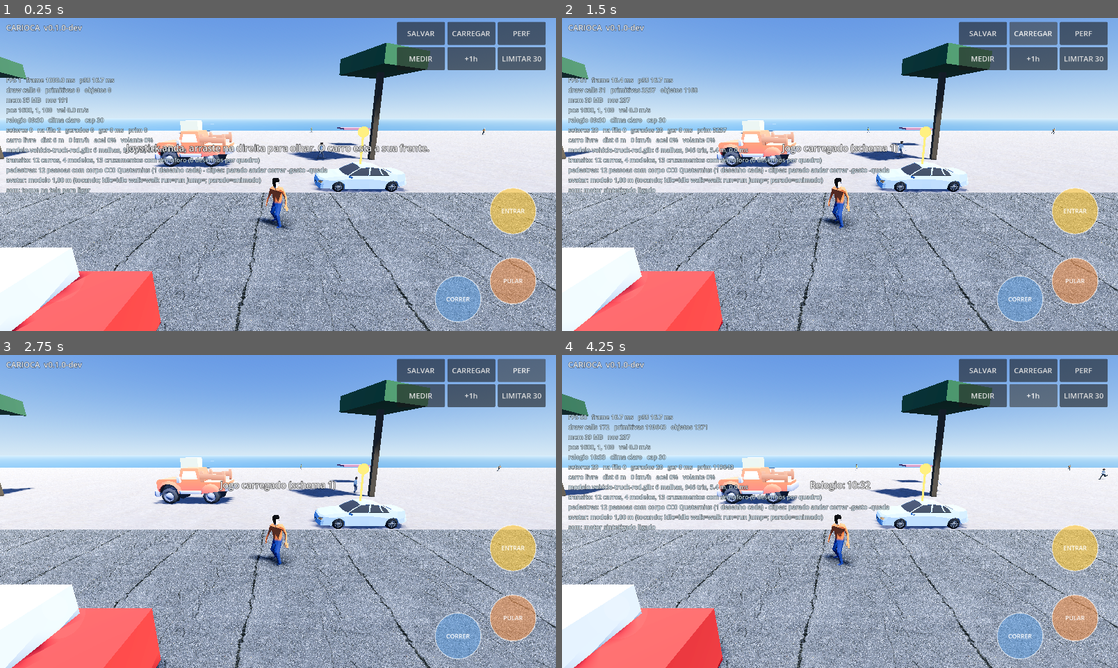
Above: before the commit, frames 1-4 (two rows, left to right).
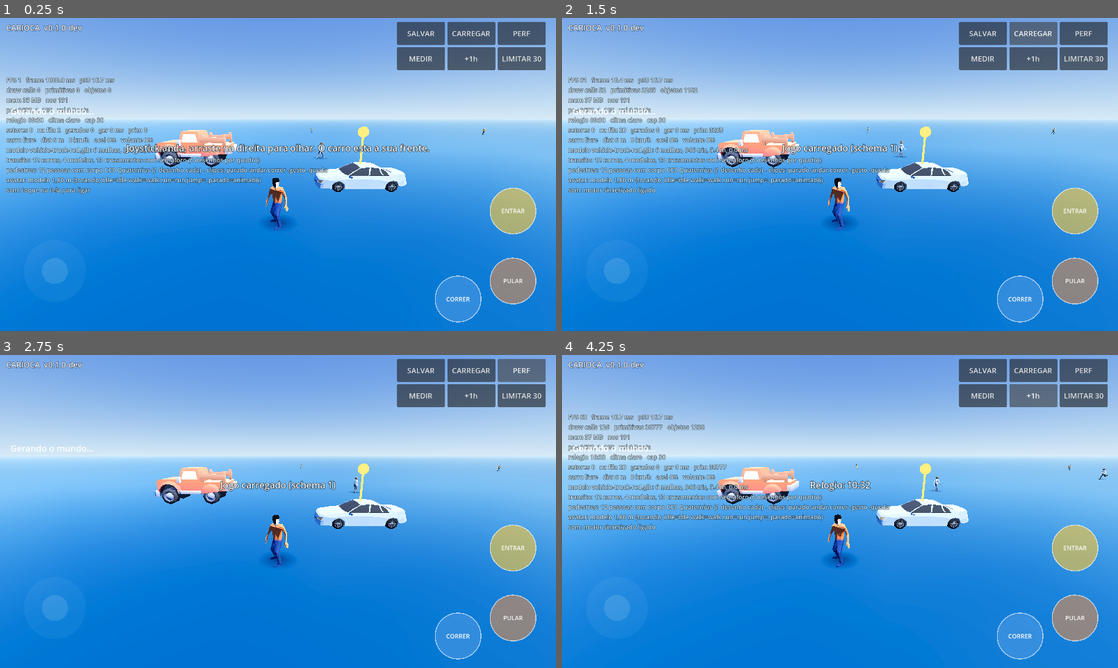
Above: after the commit, the same moments.

Repository: Kkrr18/carioca
Game: Godot game, scene res://scenes/main.tscn
Two runs of this game, one before a commit and one after it. Both use one fixed random seed, a clock stepped at 60 frames per second and the inputs below.
Inputs:
- Up to frame 1 (0.25 s): no input
- Up to frame 2 (1.5 s): click "SALVAR" at 0.5 s; click "CARREGAR" at 1.25 s
- Up to frame 3 (2.75 s): click "PERF" at 2 s
- Up to frame 4 (4.25 s): click "MEDIR" at 2.75 s; click "+1h" at 3.5 s

The runs differ from the first frame. In frame 1, 62% of the frame differs, in the area x 0-100%, y 8-100%; in frame 2, 62%; in frame 3, 63%; in frame 4, 62%.
Error after the commit: Parse Error: Cannot infer the type of "skip_edge" variable because the value doesn't have a set type. (res://scripts/world/city_gen.gd:376)

Commit message:
Lojas com interior aberto para a calcada (B-65)
Prédio baixo virado para a rua ganha loja no térreo: o vão entra até 4,5 m para
dentro do prédio e o jogador entra andando.

- fachada da frente desenhada em 3 pedaços (dois lados + verga) com UV de módulo
  contínuo; o prisma ganhou `skip_edge` para abrir a face
- interior: piso, forro, 3 paredes, balcão, prateleira, 2 produtos e a placa
  colorida do tipo (padaria/farmácia/bar/loja/mercado)
- colisores do lote com loja viram 3 retângulos (corpo + laterais do vão), então
  dá para entrar sem atravessar parede; no LOD far a frente fica fechada e o
  colisor volta a ser um retângulo só
- toldo sai quando há loja (a placa ocupa o lugar)
- tudo no buffer de cor por vértice: nenhuma chamada de desenho nova
- CI: lado da rua, colisores (vão livre/parede fechada), fachada com vão em 3
  pedaços e interior gerado

Diff:
--- a/scripts/world/city_gen.gd
+++ b/scripts/world/city_gen.gd
@@ -77,6 +77,30 @@
 	Color(0.86, 0.80, 0.66), Color(0.72, 0.78, 0.76), Color(0.80, 0.70, 0.62),
 	Color(0.68, 0.72, 0.78),
 ]
+
+# --- Loja (B-65) -------------------------------------------------------------
+## Predio baixo ganha uma LOJA no terreo, aberta para a calcada: o vao entra
+## SHOP_DEPTH para dentro do predio e o jogador entra andando (os colisores do
+## vao ficam abertos). Predios altos nao tem loja: sao torres com garagem.
+const SHOP_CHANCE := 0.22
+const SHOP_H := 3.0              # pe direito da loja (m)
+const SHOP_BAY_MAX := 5.5        # largura maxima da frente
+const SHOP_DEPTH_MAX := 4.5      # profundidade maxima do vao
+const SHOP_FLOOR := Color(0.42, 0.35, 0.28)     # piso (ceramica/madeira)
+const SHOP_WALL := Color(0.88, 0.86, 0.80)      # parede interna clara
+const SHOP_COUNTER := Color(0.52, 0.40, 0.28)   # balcao e prateleira
+## Tipos de loja: [nome, cor da placa]. A cor e o que se ve de longe na rua.
+const SHOP_TYPES := [
+	["Padaria", Color(0.92, 0.74, 0.24)],
+	["Farmacia", Color(0.18, 0.56, 0.34)],
+	["Bar", Color(0.76, 0.18, 0.16)],
+	["Loja", Color(0.24, 0.44, 0.72)],
+	["Mercado", Color(0.96, 0.54, 0.14)],
+]
+## Lado (oeste/leste/sul/norte) -> aresta da planta que fica naquele lado.
+## A planta de _plan_rect vai em anti-horario: 0 = sul, 1 = leste, 2 = norte,
+## 3 = oeste.
+const SHOP_EDGE := [3, 1, 0, 2]
 
 ## Lonas de toldo: o comercio de rua tem toldo COLORIDO. Antes o toldo saia na
 ## cor de telhado (cinza) e parecia uma laje solta na fachada.
@@ -337,6 +361,21 @@
 	# Nivel do passeio (calcada levantada): o toldo, o arbusto e a arvore ficam
 	# nesta altura, nao enterrados no meio-fio.
 	var ground_y := Cfg.surface_at(lx, lz)
+	# Loja (B-65): predio baixo, virado para a calcada, com vao aberto no terreo.
+	# O sorteio e identico nos dois LODs (o layout nao muda), mas o vao so e
+	# ABERTO no LOD full: de longe o predio fica fechado (economia de geometria).
+	var side := street_side(lx, lz, ax, az)
+	var shop := floors >= 2 and floors <= 3 and w >= 8.0 and d >= 8.0 and rng.chance(SHOP_CHANCE)
+	var shop_kind := 0
+	if shop:
+		shop_kind = rng.range_i(0, SHOP_TYPES.size() - 1)
+	var shop_open := shop and lod == LOD_FULL
+	# Planta do vao: frente de ate SHOP_BAY_MAX e ate SHOP_DEPTH_MAX para dentro.
+	var bw := minf(w * 0.62, SHOP_BAY_MAX)
+	var bd := minf(d * 0.45, SHOP_DEPTH_MAX)
+	var skip_edge := SHOP_EDGE[side] if shop_open else -1
+	var ground_top := 0.0
+	var ground_col := col
 
 	if empty:
 		if lod == LOD_FULL and shrub:
@@ -360,7 +399,9 @@
 		# Embasamento de dois/tres andares (loja, garagem) com a planta inteira e
 		# a torre recuada por cima: a silhueta deixa de ser um bloco so.
 		var pod_top := ground_y + (6.3 if floors >= 8 else 4.2)
-		_add_prism_tx(bld, full, base_y, pod_top, base_col, ROOF)
+		_add_prism_tx(bld, full, base_y, pod_top, base_col, ROOF, skip_edge)
+		ground_top = pod_top
+		ground_col = base_col
 		roof_w = maxf(6.5, w * tower_f)
 		roof_d = maxf(6.5, d * tower_f2)
 		roof_cx = bx + tower_sx * (w - roof_w) * 0.5
@@ -371,7 +412,8 @@
 	elif style == 1 and floors >= 3:
 		# Topo recuado (setback): o ultimo andar (ou dois) entra para dentro.
 		var low_top := maxf(ground_y + 3.0, roof_y - step_floors * 3.0)
-		_add_prism_tx(bld, full, base_y, low_top, col, ROOF)
+		_add_prism_tx(bld, full, base_y, low_top, col, ROOF, skip_edge)
+		ground_top = low_top
 		roof_w = maxf(6.0, w * tower_f)
 		roof_d = maxf(6.0, d * tower_f2)
 		roof_cx = bx + tower_sx * (w - roof_w) * 0.5
@@ -379,7 +421,19 @@
 		_add_prism_tx(bld, _plan_rect(roof_cx, roof_cz, roof_w, roof_d, -1, 0.0), low_top, roof_y,
 				col, ROOF)
 	else:
-		_add_prism_tx(bld, full, base_y, roof_y, col, ROOF)
+		_add_prism_tx(bld, full, base_y, roof_y, col, ROOF, skip_edge)
+		ground_top = roof_y
+
+	if shop_open:
+		# A frente do predio, agora com o VAO da loja: os dois lados e a verga por
+		# cima, com o modulo da fachada continuo (a janela nao escorrega).
+		var fa: Vector2 = full[skip_edge]
+		var fb: Vector2 = full[(skip_edge + 1) % 4]
+		var seg := (fb - fa).length()
+		var off := (seg - bw) * 0.5
+		_wall_with_hole(bld, fa, fb, base_y, ground_top, off, bw, ground_y,
+				ground_y + SHOP_H, ground_col)
+		_add_shop(gb, bx, bz, w, d, side, bw, bd, ground_y, shop_kind)
 
 	if lod == LOD_FULL:
 		# Cobertura: casa de maquinas, caixa d'agua ou antena. Vai para o
@@ -387,9 +441,16 @@
 		# nao para um caixote maior que a propria laje, como antes.
 		_roof_props(defs, roof_kind, roof_hue, roof_cx, roof_cz, roof_w, roof_d, roof_y,
 				roof_ox, roof_oz)
-		if awning and floors <= 8:
+		# Com loja, a placa colorida ja marca a fachada: o toldo sairia em cima
+		# dela (os dois a ~3,4 m).
+		if awning and floors <= 8 and not shop_open:
 			_add_awning(gb, lx, lz, bx, bz, w, d, ground_y, ax, az, awning_col)
-	colliders.append(Rect2(bx - w * 0.5, bz - d * 0.5, w, d))
+	# Colisores: com o vao aberto viram corpo do predio + duas laterais do vao;
+	# sem loja (ou no LOD far, onde a frente fica fechada) continua um retangulo.
+	if shop_open:
+		colliders.append_array(shop_colliders(bx, bz, w, d, side, bw, bd))
+	else:
+		colliders.append(Rect2(bx - w * 0.5, bz - d * 0.5, w, d))
 
 
 ## Detalhe de cobertura na laje (caixa d'agua, casa de maquinas ou antena).
@@ -407,7 +468,177 @@
 	defs.append({"c": Vector3(px, y, pz), "kind": k, "h": 3.0, "hue": hue})
 
 
-## Toldo do comercio, na face do predio voltada para a rua — isto e, a borda
+## Lado da quadra mais proximo da calcada: 0 = oeste, 1 = leste, 2 = sul,
+## 3 = norte. E para la que a loja e o toldo olham.
+static func street_side(lx: float, lz: float, ax: float, az: float) -> int:
+	var side := 0
+	var best := lx - ax
+	if ax + BLOCK - lx < best:
+		side = 1
+		best = ax + BLOCK - lx
+	if lz - az < best:
+		side = 2
+		best = lz - az
+	if az + BLOCK - lz < best:
+		side = 3
+	return side
+
+
+## Colisores de um predio COM loja: o vao fica ABERTO para a rua e as paredes
+## viram retangulos (corpo do predio + duas laterais do vao). Puro e testado:
+## e o que garante que da para entrar andando e que parede nao se atravessa.
+static func shop_colliders(bx: float, bz: float, w: float, d: float, side: int,
+		bw: float, bd: float) -> Array:
+	var x0 := bx - w * 0.5
+	var x1 := bx + w * 0.5
+	var z0 := bz - d * 0.5
+	var z1 := bz + d * 0.5
+	var half_z := (z1 - z0) * 0.5 - bw * 0.5
+	var half_x := (x1 - x0) * 0.5 - bw * 0.5
+	var out: Array = []
+	match side:
+		0:
+			out.append(Rect2(x0 + bd, z0, w - bd, d))
+			out.append(Rect2(x0, z0, bd, half_z))
+			out.append(Rect2(x0, bz + bw * 0.5, bd, z1 - (bz + bw * 0.5)))
+		1:
+			out.append(Rect2(x0, z0, w - bd, d))
+			out.append(Rect2(x1 - bd, z0, bd, half_z))
+			out.append(Rect2(x1 - bd, bz + bw * 0.5, bd, z1 - (bz + bw * 0.5)))
+		2:
+			out.append(Rect2(x0, z0 + bd, w, d - bd))
+			out.append(Rect2(x0, z0, half_x, bd))
+			out.append(Rect2(bx + bw * 0.5, z0, x1 - (bx + bw * 0.5), bd))
+		_:
+			out.append(Rect2(x0, z0, w, d - bd))
+			out.append(Rect2(x0, z1 - bd, half_x, bd))
+			out.append(Rect2(bx + bw * 0.5, z1 - bd, x1 - (bx + bw * 0.5), bd))
+	return out
+
+
+## Quad vertical (parede) com normal `nrm`: a ordem dos pontos e corrigida
+## sozinha se o winding sair ao contrario (a convencao do arquivo e front =
+## -(b-a) x (d-a)). Assim nenhuma parede da loja some por engano.
+static func _wall_quad(gb: GBuf, a: Vector2, b: Vector2, y0: float, y1: float,
+		nrm: Vector3, col: Color) -> void:
+	var d := Vector3(b.x - a.x, 0.0, b.y - a.y)
+	if (-(d.cross(Vector3.UP))).dot(nrm) < 0.0:
+		var tmp := a
+		a = b
+		b = tmp
+	gb.normal(nrm)
+	_add_quad(gb, Vector3(a.x, y0, a.y), Vector3(b.x, y0, b.y),
+			Vector3(b.x, y1, b.y), Vector3(a.x, y1, a.y), col)
+
+
+## Parede da fachada com um VAO retangular (a frente da loja): desenha os dois
+## lados e a verga por cima do vao, com UV de fachada continuo — o modulo da
+## janela nao escorrega. Abaixo do vao nao se desenha nada: fica enterrado.
+static func _wall_with_hole(tb: TBuf, a: Vector2, b: Vector2, y0: float, y1: float,
+		off: float, ow: float, hole_y0: float, hole_y1: float, col: Color) -> void:
+	var dir := b - a
+	var seg := dir.length()
+	if seg < 0.2:
+		return
+	var u := dir / seg
+	var nrm := Vector3(u.y, 0.0, -u.x)
+	_wall_piece(tb, a, u, nrm, 0.0, off, y0, y1, y0, col)
+	_wall_piece(tb, a, u, nrm, off + ow, seg, y0, y1, y0, col)
+	_wall_piece(tb, a, u, nrm, off, off + ow, hole_y1, y1, y0, col)
+
+
+## Pedaco de parede entre t0..t1 (ao longo da face) e yb..yt, com UV de modulo.
+static func _wall_piece(tb: TBuf, a: Vector2, u: Vector2, nrm: Vector3,
+		t0: float, t1: float, yb: float, yt: float, y_base: float, col: Color) -> void:
+	if t1 - t0 < 0.02 or yt - yb < 0.02:
+		return
+	var p0 := a + u * t0
+	var p1 := a + u * t1
+	tb.quad_uv(
+			Vector3(p0.x, yb, p0.y), Vector3(p1.x, yb, p1.y),
+			Vector3(p1.x, yt, p1.y), Vector3(p0.x, yt, p0.y), nrm,
+			Vector2(t0 / tb.tile, (yb - y_base) / tb.tile_v),
+			Vector2(t1 / tb.tile, (yb - y_base) / tb.tile_v),
+			Vector2(t1 / tb.tile, (yt - y_base) / tb.tile_v),
+			Vector2(t0 / tb.tile, (yt - y_base) / tb.tile_v), col)
+
+
+## Loja aberta para a calcada (B-65): interior com piso, forro, paredes de fundo
+## e laterais (quads simples, so a face de dentro), balcao, prateleira, dois
+## produtos e a PLACA colorida na fachada. Tudo no buffer de cor por vertice:
+## nenhum desenho novo por setor.
+static func _add_shop(gb: GBuf, bx: float, bz: float, w: float, d: float, side: int,
+		bw: float, bd: float, ground_y: float, kind: int) -> void:
+	var face := Vector2.ZERO
+	var inward := Vector2.ZERO
+	match side:
+		0:
+			face = Vector2(bx - w * 0.5, bz)
+			inward = Vector2(1.0, 0.0)
+		1:
+			face = Vector2(bx + w * 0.5, bz)
+			inward = Vector2(-1.0, 0.0)
+		2:
+			face = Vector2(bx, bz - d * 0.5)
+			inward = Vector2(0.0, 1.0)
+		_:
+			face = Vector2(bx, bz + d * 0.5)
+			inward = Vector2(0.0, -1.0)
+	var across := Vector2(-inward.y, inward.x)
+	var nrm_in := Vector3(-inward.x, 0.0, -inward.y)     # normal para DENTRO
+	var half := bw * 0.5
+	var deep := bd
+	var y0 := ground_y + 0.02
+	# Forro 3 cm abaixo do pe direito: com predio de 1 andar o teto da loja
+	# encostaria na laje e os dois brigariam por profundidade na tela.
+	var roof := ground_y + SHOP_H - 0.03
+	# Piso e forro: U (para dentro) x V (ao longo da frente) = -cima, entao a
+	# ordem abaixo da a normal para cima (piso) e a invertida da para baixo.
+	var u3 := Vector3(inward.x, 0.0, inward.y)
+	var v3 := Vector3(across.x, 0.0, across.y)
+	var base := face + inward * 0.05 - across * half
+	var p00 := Vector3(base.x, y0, base.y)
+	var p10 := p00 + u3 * (deep - 0.1)
+	var p11 := p10 + v3 * bw
+	var p01 := p00 + v3 * bw
+	gb.normal(Vector3.UP)
+	_add_quad(gb, p00, p10, p11, p01, SHOP_FLOOR)
+	gb.normal(Vector3.DOWN)
+	_add_quad(gb, Vector3(p01.x, roof, p01.z), Vector3(p11.x, roof, p11.z),
+			Vector3(p10.x, roof, p10.z), Vector3(p00.x, roof, p00.z), SHOP_WALL)
+	# Paredes: fundo e as duas laterais (so a face de dentro).
+	var back_a := face + inward * deep + across * half
+	var back_b := face + inward * deep - across * half
+	_wall_quad(gb, back_a, back_b, y0, roof, nrm_in, SHOP_WALL)
+	var l0 := face + inward * 0.05 + across * half
+	var l1 := face + inward * deep + across * half
+	_wall_quad(gb, l0, l1, y0, roof, -Vector3(across.x, 0.0, across.y), SHOP_WALL)
+	var r0 := face + inward * 0.05 - across * half
+	var r1 := face + inward * deep - across * half
+	_wall_quad(gb, r0, r1, y0, roof, Vector3(across.x, 0.0, across.y), SHOP_WALL)
+	# Balcao perto do fundo, prateleira na parede do fundo, dois produtos.
+	var col: Color = SHOP_TYPES[kind][1]
+	var counter := face + inward * (deep * 0.62)
+	var sx := 0.6 if absf(inward.x) > 0.5 else minf(bw * 0.72, 2.4)
+	var sz := minf(bw * 0.72, 2.4) if absf(inward.x) > 0.5 else 0.6
+	_add_box(gb, Vector3(counter.x, ground_y + 0.50, counter.y), Vector3(sx, 1.0, sz), SHOP_COUNTER)
+	var shelf := face + inward * (deep - 0.25)
+	var shx := 0.35 if absf(inward.x) > 0.5 else bw * 0.7
+	var shz := bw * 0.7 if absf(inward.x) > 0.5 else 0.35
+	_add_box(gb, Vector3(shelf.x, ground_y + 1.05, shelf.y), Vector3(shx, 1.7, shz), SHOP_COUNTER)
+	for k in 2:
+		var o := face + inward * (deep - 0.35) + across * (half * 0.45 * (1.0 if k == 0 else -1.0))
+		_add_box(gb, Vector3(o.x, ground_y + 1.05, o.y),
+				Vector3(0.3, 0.35, 0.3), col.lerp(Color.WHITE, 0.35))
+	# Placa da loja, acima do vao, na cor do tipo (padaria, farmacia, bar...).
+	# A frente escura por fora da a leitura de "placa" em vez de "faixa".
+	var sign := face + inward * 0.06
+	var pgx := 0.14 if absf(inward.x) > 0.5 else bw * 1.02
+	var pgz := bw * 1.02 if absf(inward.x) > 0.5 else 0.14
+	_add_box(gb, Vector3(sign.x, roof + 0.42, sign.y), Vector3(pgx, 0.72, pgz), col)
+
+
+
 ## mais proxima da quadra (a calcada). Antes saia sempre virado para o sul.
 static func _add_awning(gb: GBuf, lx: float, lz: float, bx: float, bz: float,
 		w: float, d: float, ground_y: float, ax: float, az: float, col: Color) -> void:
@@ -648,12 +879,14 @@
 ## face de baixo nao existe (o predio esta enterrado) — e o que faz este prisma
 ## custar menos vertices que a caixa de 6 faces de antes.
 static func _add_prism_tx(tb: TBuf, plan: PackedVector2Array, y0: float, y1: float,
-		wall_col: Color, roof_col: Color) -> void:
+		wall_col: Color, roof_col: Color, skip_edge: int = -1) -> void:
 	var n := plan.size()
 	if n < 3 or y1 - y0 < 0.05:
 		return
 	var vv := (y1 - y0) / tb.tile_v
 	for i in n:
+		if i == skip_edge:
+			continue
 		var a := plan[i]
 		var b := plan[(i + 1) % n]
 		var dx := b.x - a.x
--- a/tests/runner.gd
+++ b/tests/runner.gd
@@ -68,6 +68,7 @@
 	_test_pedestrian_model()
 	_test_pedestrian_life()
 	_test_player_model()
+	_test_shops()
 	_test_windows()
 	_test_building_shapes()
 	_test_scripts_compile()
@@ -1273,6 +1274,69 @@
 	mi.free()
 
 
+func _test_shops() -> void:
+	# B-65: lojas com interior. O que da para provar sem GPU: o lado da rua que a
+	# loja olha, os colisores deixarem o vao ABERTO para o jogador entrar (e as
+	# paredes fechadas), a fachada com vao ter 3 pedacos e a loja gerar interior.
+	check(CityGen.street_side(10.0, 32.0, 0.0, 0.0) == 0, "lote do oeste olha para o oeste")
+	check(CityGen.street_side(54.0, 32.0, 0.0, 0.0) == 1, "lote do leste olha para o leste")
+	check(CityGen.street_side(32.0, 10.0, 0.0, 0.0) == 2, "lote do sul olha para o sul")
+	check(CityGen.street_side(32.0, 54.0, 0.0, 0.0) == 3, "lote do norte olha para o norte")
+	# Colisores: o centro do vao fica LIVRE, o miolo do predio e a parede
+	# lateral ficam fechados, nos quatro lados.
+	var free_ok := true
+	var body_ok := true
+	var wall_ok := true
+	for side in 4:
+		var rects := CityGen.shop_colliders(0.0, 0.0, 12.0, 12.0, side, 5.0, 4.0)
+		var bay := [Vector2(-4.0, 0.0), Vector2(4.0, 0.0), Vector2(0.0, -4.0), Vector2(0.0, 4.0)]
+		var wall := [Vector2(-4.0, 4.0), Vector2(4.0, 4.0), Vector2(4.0, -4.0), Vector2(4.0, 4.0)]
+		if _rect_list_has(rects, bay[side]):
+			free_ok = false
+		if not _rect_list_has(rects, Vector2(0.5, 0.5)):
+			body_ok = false
+		if not _rect_list_has(rects, wall[side]):
+			wall_ok = false
+		check(rects.size() == 3, "loja no lado %d tem 3 colisores (%d)" % [side, rects.size()])
+	check(free_ok, "vao da loja aberto: o jogador entra andando")
+	check(body_ok, "corpo do predio continua fechado")
+	check(wall_ok, "paredes laterais do vao fechadas")
+	# Fachada com vao: dois lados + verga (3 quads = 18 vertices), nada tapando
+	# o buraco.
+	var tb := CityGen.TBuf.new(22.9, 12.0)
+	CityGen._wall_with_hole(tb, Vector2(0.0, 0.0), Vector2(10.0, 0.0), 0.0, 12.0,
+			3.0, 4.0, 1.0, 4.0, Color.WHITE)
+	check(tb.v.size() == 18, "fachada com vao = 3 pedacos (%d vertices)" % tb.v.size())
+	var open := true
+	for i in range(0, tb.v.size(), 6):
+		var a := tb.v[i]
+		var c := tb.v[i + 2]
+		# Nenhum pedaco pode cobrir o miolo do vao (t entre 3 e 7, y entre 1 e 4).
+		var x0 := minf(a.x, c.x)
+		var x1 := maxf(a.x, c.x)
+		var y0 := minf(a.y, c.y)
+		var y1 := maxf(a.y, c.y)
+		if x0 < 6.9 and x1 > 3.1 and y0 < 3.9 and y1 > 1.1:
+			open = false
+	check(open, "vao da fachada livre (sem parede tapando a porta)")
+	# A loja gera interior de verdade (piso, forro, 3 paredes, balcao, placa).
+	var gb := CityGen.GBuf.new()
+	CityGen._add_shop(gb, 0.0, 0.0, 12.0, 12.0, 0, 5.0, 4.0, 1.0, 0)
+	check(gb.v.size() > 200, "interior da loja gerado (%d vertices)" % gb.v.size())
+	check(gb.v.size() % 3 == 0, "geometria da loja em triangulos")
+	check(gb.n.size() == gb.v.size() and gb.c.size() == gb.v.size(),
+		"loja com 1 normal e 1 cor por vertice")
+
+
+## O retangulo `p` cai dentro de algum dos Rect2 da lista?
+func _rect_list_has(rects: Array, p: Vector2) -> bool:
+	for r in rects:
+		var rect: Rect2 = r
+		if rect.has_point(p):
+			return true
+	return false
+
+
 func _test_windows() -> void:
 	# Fachada texturada: os predios saem da cor por vertice e vao para uma
 	# surface com textura (parede + janela), presente nos dois LODs (predio
Not shown, changed: docs/STATUS.md
